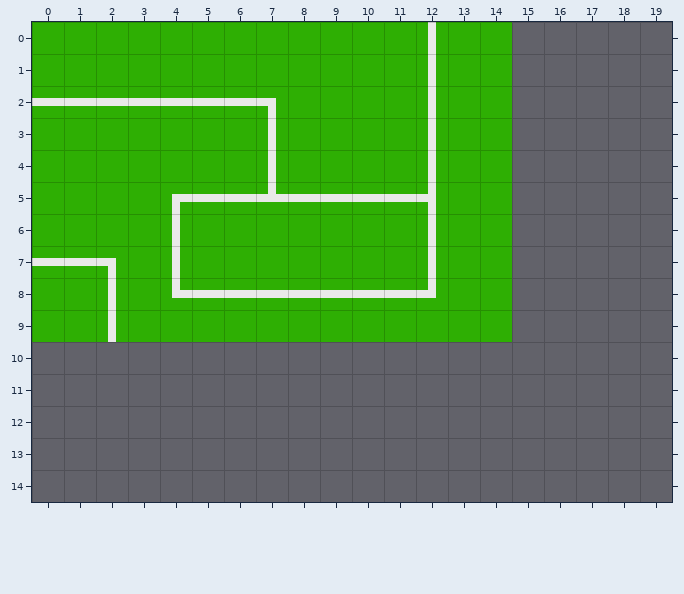
A Tiled map (JSON) gets an edit: resource/maps/map.json. Above, as it was before the edit.
Cells are 32x32 px. Shown: x 0..19, y 0..14. The old version is drawn lined up with the new one.
After:
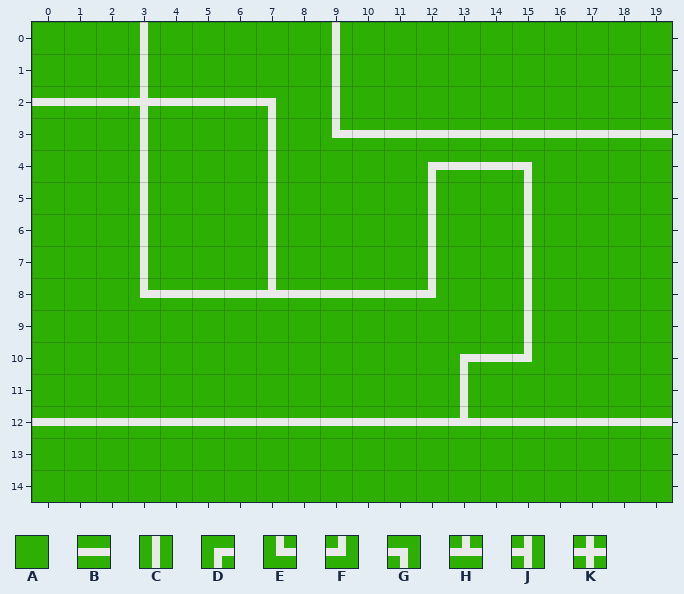
Key: from "tilemap": A 0, B 1, C 2, D 3, E 4, F 5, G 6, H 9, J 10, K 11.
_ is an empty cell.
Difference:
map size 15x10 -> 20x15 cells
Layer "Tile Layer 1":
Tile B becomes tile A in row 5 at x 5 to 6 and 8 to 11; in row 7 at x 0 to 1.
Tile C becomes tile A in rows 0 to 2 at x 12; in rows 6 to 7 at x 4; in rows 8 to 9 at x 2.
Tile D becomes tile A in row 5 at x 4.
Tile G becomes tile A in row 7 at x 2.
The author put tile A in rows 0 to 2 at x 15 to 19; in rows 4 to 9 at x 16 to 19; in row 10 at x 0 to 12 and 16 to 19; in row 11 at x 0 to 12 and 14 to 19; in rows 13 to 14 at x 0 to 19.
Tile A becomes tile B in row 3 at x 10 to 11 and 13 to 14; in row 4 at x 13 to 14.
Tile C becomes tile B in row 3 at x 12.
Tile E becomes tile B in row 8 at x 4.
The author put tile B in row 3 at x 15 to 19; in row 10 at x 14; in row 12 at x 0 to 12 and 14 to 19.
Tile A becomes tile C in rows 0 to 1 at x 3 and 9; in row 2 at x 9; in rows 3 to 5 at x 3; in rows 6 to 7 at x 3 and 7.
Tile H becomes tile C in row 5 at x 7.
Tile J becomes tile C in row 5 at x 12.
The author put tile C in rows 5 to 9 at x 15; in row 11 at x 13.
Tile C becomes tile D in row 4 at x 12.
The author put tile D in row 10 at x 13.
Tile A becomes tile E in row 3 at x 9; in row 8 at x 3.
The author put tile F in row 10 at x 15.
The author put tile G in row 4 at x 15.
Tile B becomes tile H in row 8 at x 7.
The author put tile H in row 12 at x 13.
Tile B becomes tile K in row 2 at x 3.
Where, in picture pixels (left, top, right, bottom), the same in both pictures:
changed: (32, 22, 672, 502)
